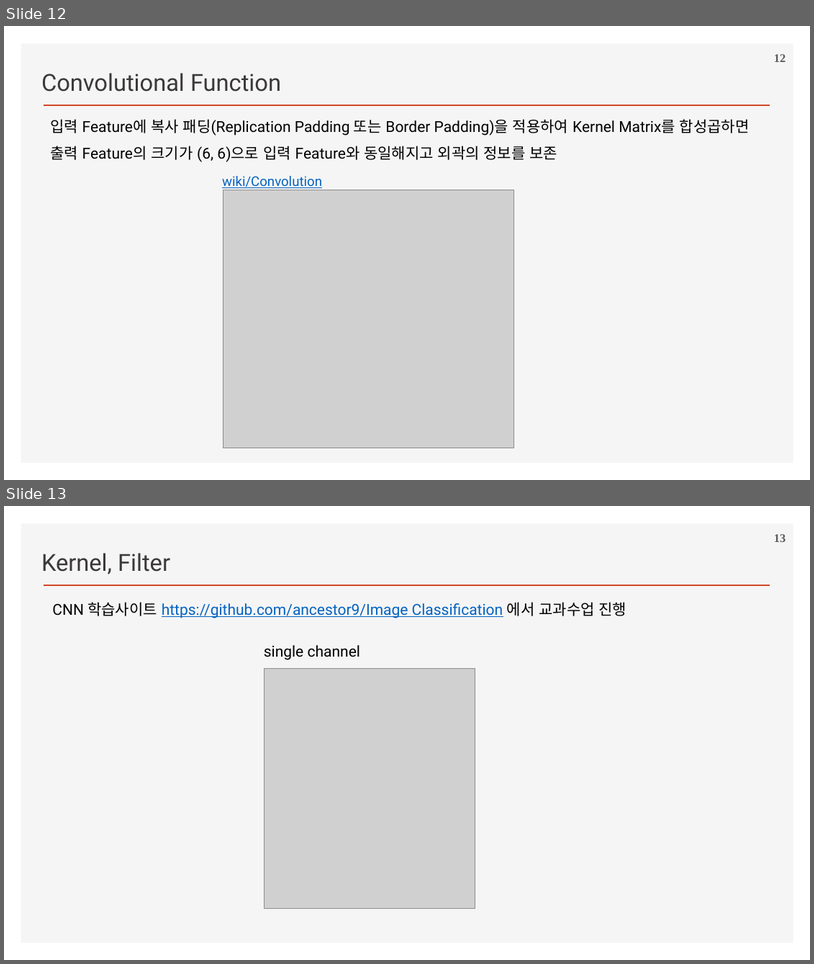
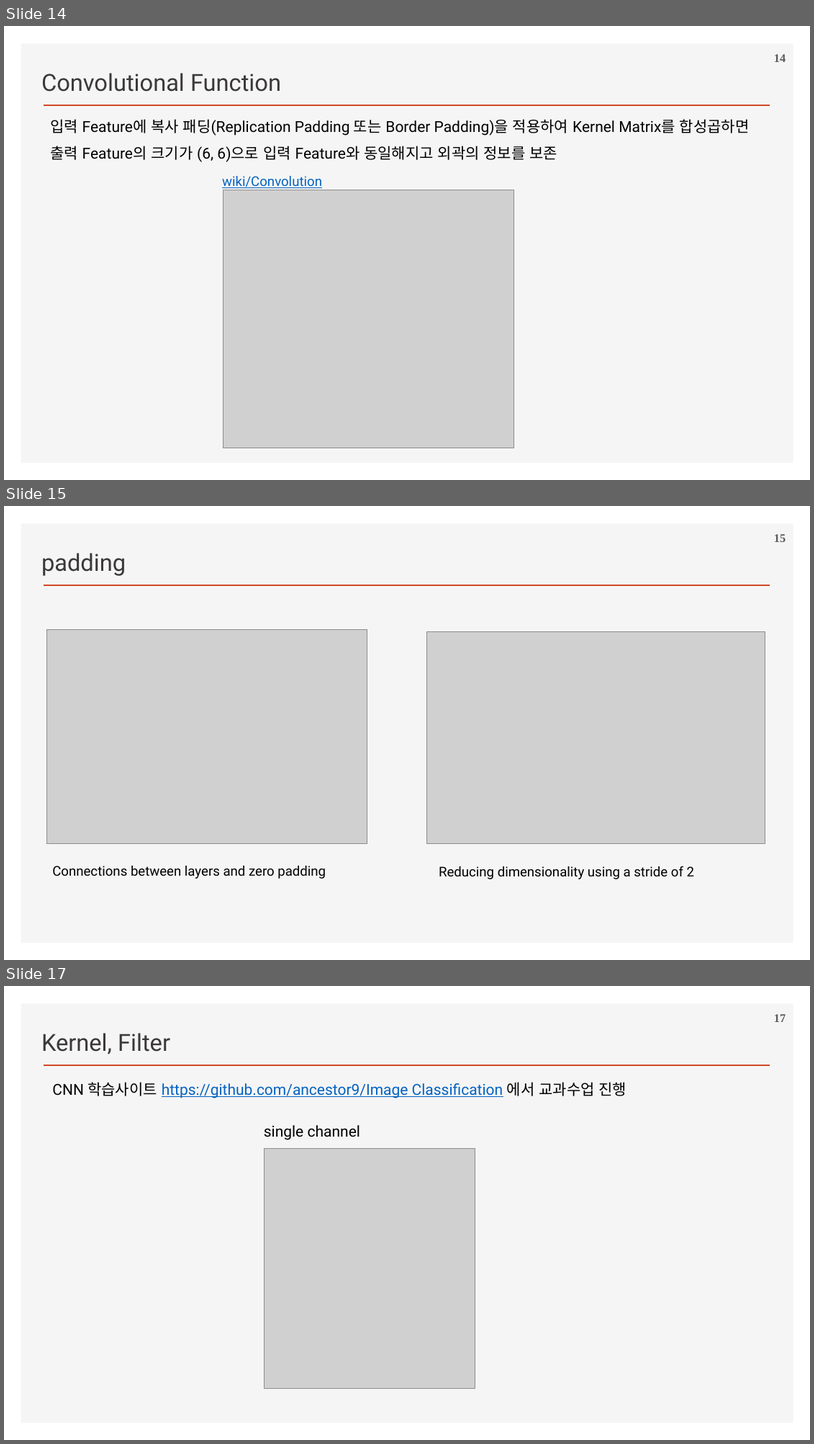
Before and after one commit to ancestor9/2026_Fall_Deep-Learning-with-Python, a slide deck: Chapter 08 Image Classification.pptx. Shown one above the other, each under a label of ours: slides 12 and 13 before the commit, slides 14, 15 and 17 after it; the slides between them are not shown. The pictures are 814x964 and 814x1444 pixels, drawn with LibreOffice and Linux fonts; fonts in the diff are those of the drawing; grey boxes stand for pictures; background and template pictures are left out. Boxes give left, top, right and bottom in pixels: in the first picture for what was removed or moved away, otherwise in the second. Text is boxed around its words. In the diff, an @@ line names an element or a change of style, - is before the commit and + after.

```diff
--- a/Chapter 08 Image Classification.pptx
+++ b/Chapter 08 Image Classification.pptx
@@ slide 15 added at (x1=4, y1=506, x2=810, y2=960), background #FFFFFF; not listed: 2 template elements that a slide beside it also shows @@
@@ page number added at (x1=774, y1=534, x2=786, y2=542), 14 pt, text #595959, bold @@
+15
@@ text added at (x1=41, y1=553, x2=126, y2=576), 28 pt, text #3B3838 @@
+padding
@@ picture added at (x1=46, y1=629, x2=367, y2=844) @@
@@ picture added at (x1=427, y1=631, x2=766, y2=844) @@
@@ text added at (x1=52, y1=865, x2=326, y2=878), 16 pt, text #000000 @@
+Connections between layers and zero padding
@@ text added at (x1=439, y1=866, x2=694, y2=879), 16 pt, text #000000 @@
+Reducing dimensionality using a stride of 2
@@ what was slide 12 is now slide 14 @@
@@ page number at (x1=774, y1=54, x2=786, y2=62): text changed @@
-12
+14
@@ what was slide 13 is now slide 17 @@
@@ page number at (x1=774, y1=1014, x2=786, y2=1022): text changed @@
-13
+17
```
Also in this commit, not shown: 3 slides changed, 7 other slides added.
